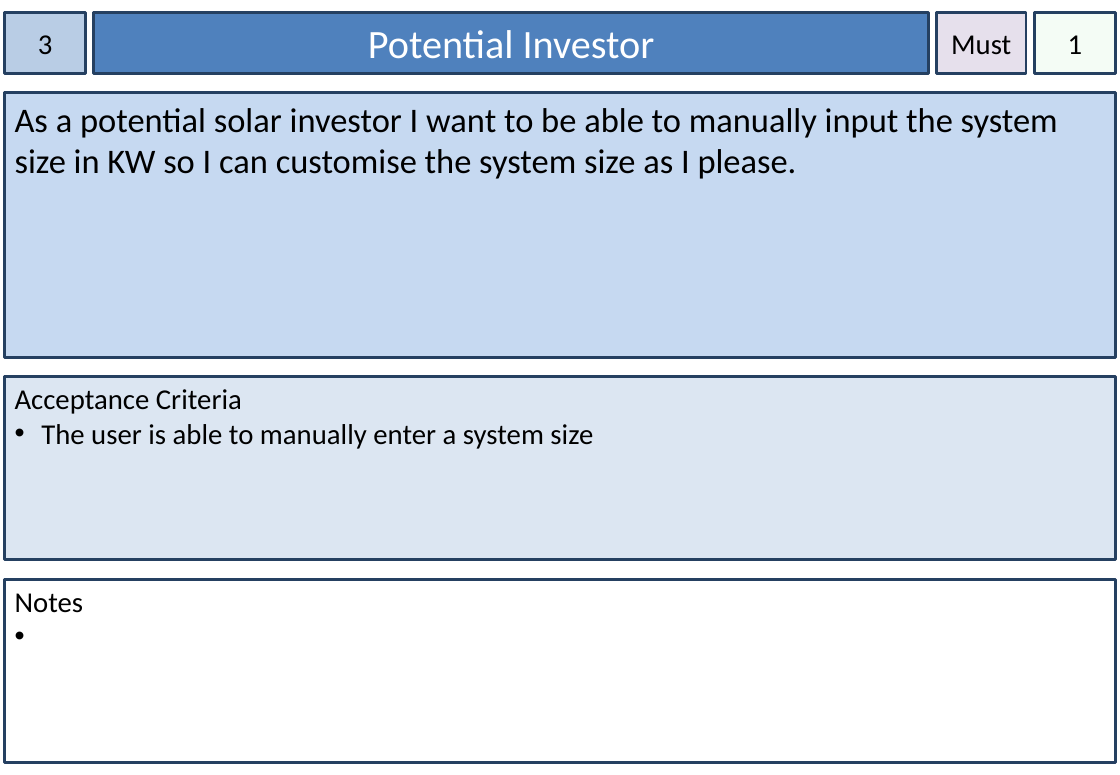
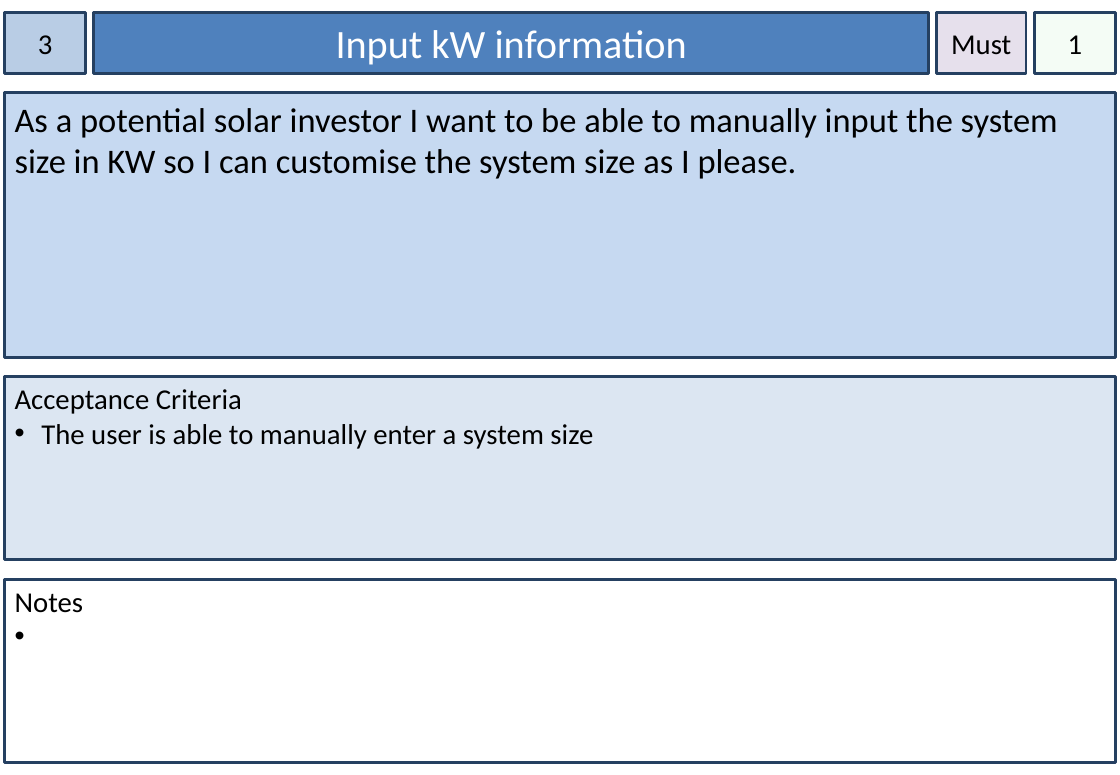
Before and after one commit to dkartaschew/anonymous-solarenergy, a slide deck: slide 3 of Documentation/User Stories.pptx. Drawn at 1120x775 pixels with LibreOffice and Linux fonts; fonts in the diff are those of the drawing. Boxes give left, top, right and bottom in pixels: in the first picture for what was removed or moved away, otherwise in the second. Text is boxed around its words. In the diff, an @@ line names an element or a change of style, - is before the commit and + after.

```diff
--- a/Documentation/User Stories.pptx
+++ b/Documentation/User Stories.pptx
@@ text in rectangle at (336, 30, 687, 65): text changed @@
-Potential Investor
+Input kW information
```
Also in this commit, not shown: 3 other slides changed, 1 other file.
